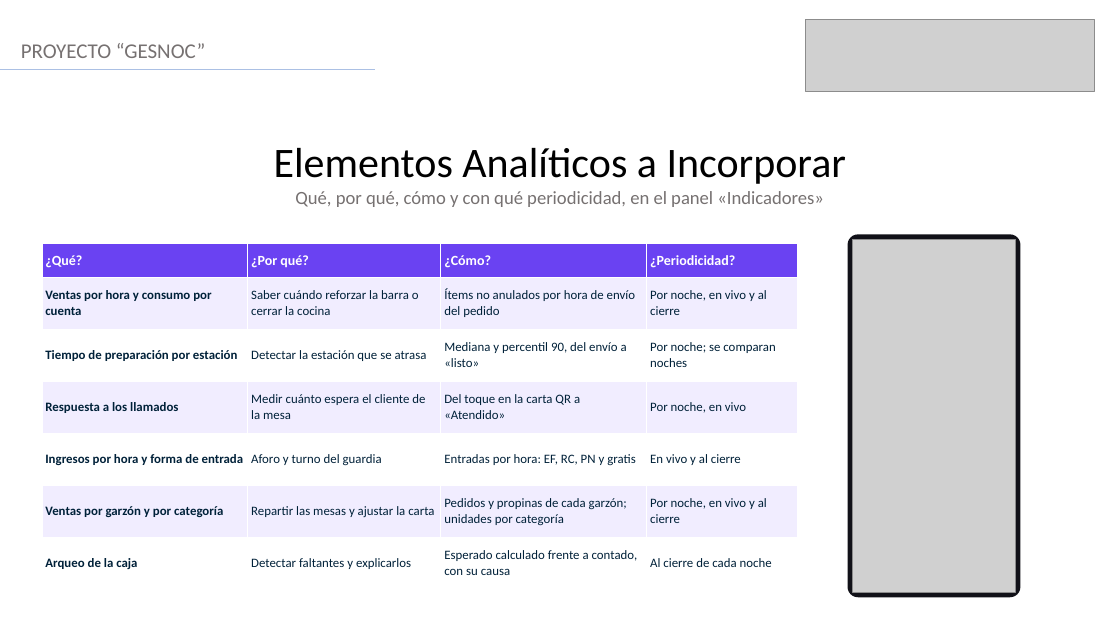
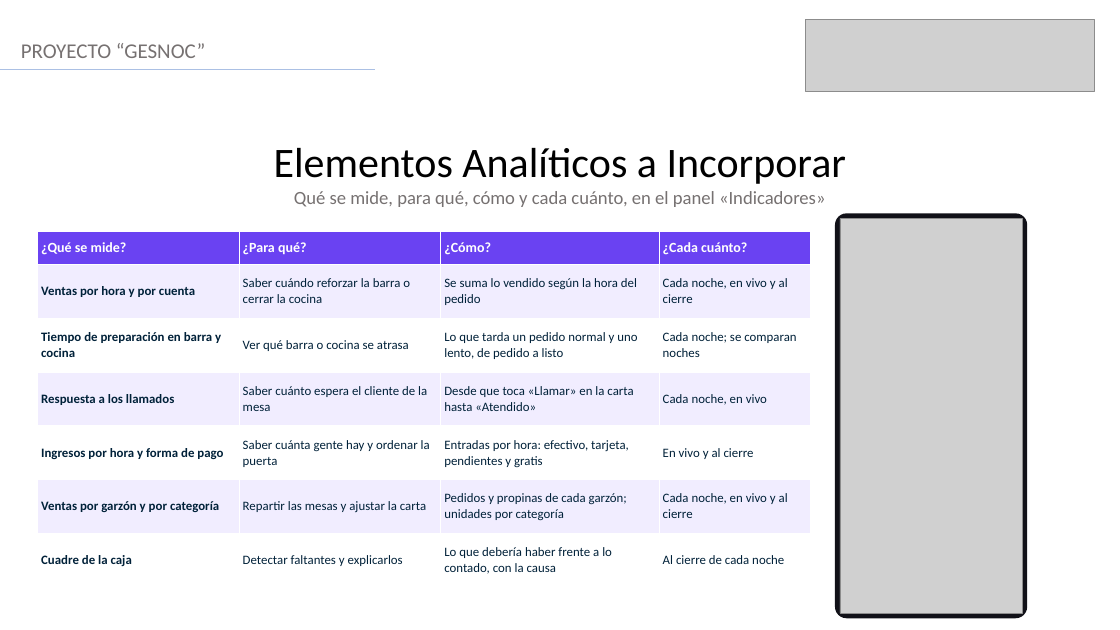
Before and after one commit to MiguelGaticaBestNick123/gesnoc, a slide deck: slide 11 of Fase 2/Evidencias proyecto/Presentación Proyecto.pptx. Drawn at 1120x630 pixels with LibreOffice and Linux fonts; fonts in the diff are those of the drawing; grey boxes stand for pictures. Boxes give left, top, right and bottom in pixels: in the first picture for what was removed or moved away, otherwise in the second. Text is boxed around its words. In the diff, an @@ line names an element or a change of style, - is before the commit and + after.

Commit message:
ppt

```diff
--- a/Fase 2/Evidencias proyecto/Presentación Proyecto.pptx
+++ b/Fase 2/Evidencias proyecto/Presentación Proyecto.pptx
@@ text at (x1=294, y1=191, x2=826, y2=207): text changed @@
-Qué, por qué, cómo y con qué periodicidad, en el panel «Indicadores»
+Qué se mide, para qué, cómo y cada cuánto, en el panel «Indicadores»
@@ table at (x1=38, y1=231, x2=811, y2=587) @@
-row 1: ¿Qué? | ¿Por qué? | ¿Cómo? | ¿Periodicidad?
+row 1: ¿Qué se mide? | ¿Para qué? | ¿Cómo? | ¿Cada cuánto?
-row 2: Ventas por hora y consumo por cuenta | Saber cuándo reforzar la barra o cerrar la cocina | Ítems no anulados por hora de envío del pedido | Por noche, en vivo y al cierre
+row 2: Ventas por hora y por cuenta | Saber cuándo reforzar la barra o cerrar la cocina | Se suma lo vendido según la hora del pedido | Cada noche, en vivo y al cierre
-row 3: Tiempo de preparación por estación | Detectar la estación que se atrasa | Mediana y percentil 90, del envío a «listo» | Por noche; se comparan noches
+row 3: Tiempo de preparación en barra y cocina | Ver qué barra o cocina se atrasa | Lo que tarda un pedido normal y uno lento, de pedido a listo | Cada noche; se comparan noches
-row 4: Respuesta a los llamados | Medir cuánto espera el cliente de la mesa | Del toque en la carta QR a «Atendido» | Por noche, en vivo
+row 4: Respuesta a los llamados | Saber cuánto espera el cliente de la mesa | Desde que toca «Llamar» en la carta hasta «Atendido» | Cada noche, en vivo
-row 5: Ingresos por hora y forma de entrada | Aforo y turno del guardia | Entradas por hora: EF, RC, PN y gratis | En vivo y al cierre
+row 5: Ingresos por hora y forma de pago | Saber cuánta gente hay y ordenar la puerta | Entradas por hora: efectivo, tarjeta, pendientes y gratis | En vivo y al cierre
-row 6, column 4: Por noche, en vivo y al cierre
+row 6, column 4: Cada noche, en vivo y al cierre
-row 7, column 1: Arqueo de la caja
+row 7, column 1: Cuadre de la caja
-row 7, column 3: Esperado calculado frente a contado, con su causa
+row 7, column 3: Lo que debería haber frente a lo contado, con la causa
@@ table resized from (x1=42, y1=244, x2=798, y2=590) to (x1=38, y1=231, x2=811, y2=587) @@
@@ rounded rectangle resized from (x1=848, y1=234, x2=1021, y2=597) to (x1=835, y1=213, x2=1028, y2=618) @@
@@ picture resized from (x1=853, y1=239, x2=1016, y2=592) to (x1=840, y1=218, x2=1023, y2=613) @@
```
Also in this commit, not shown: 13 other slides changed.
